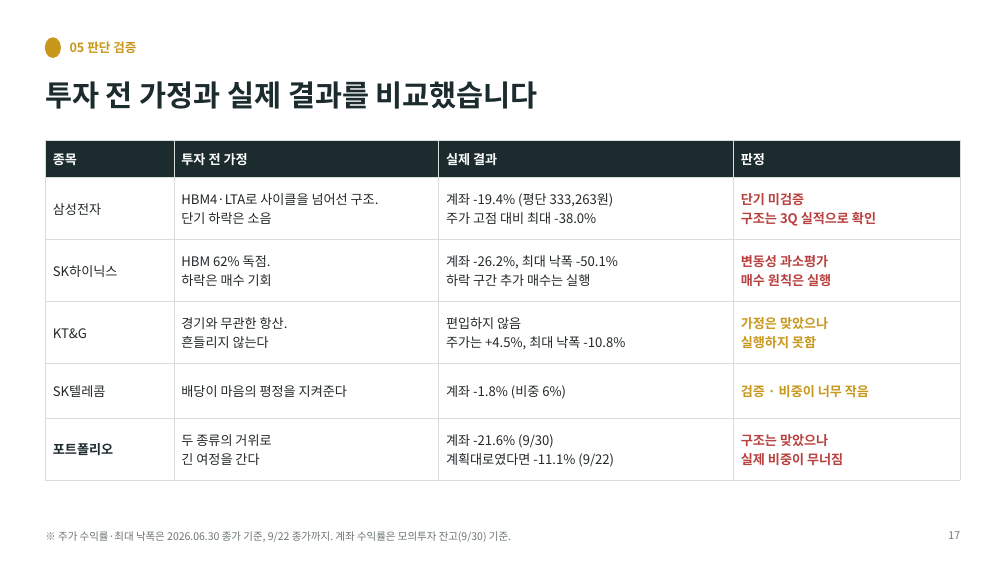
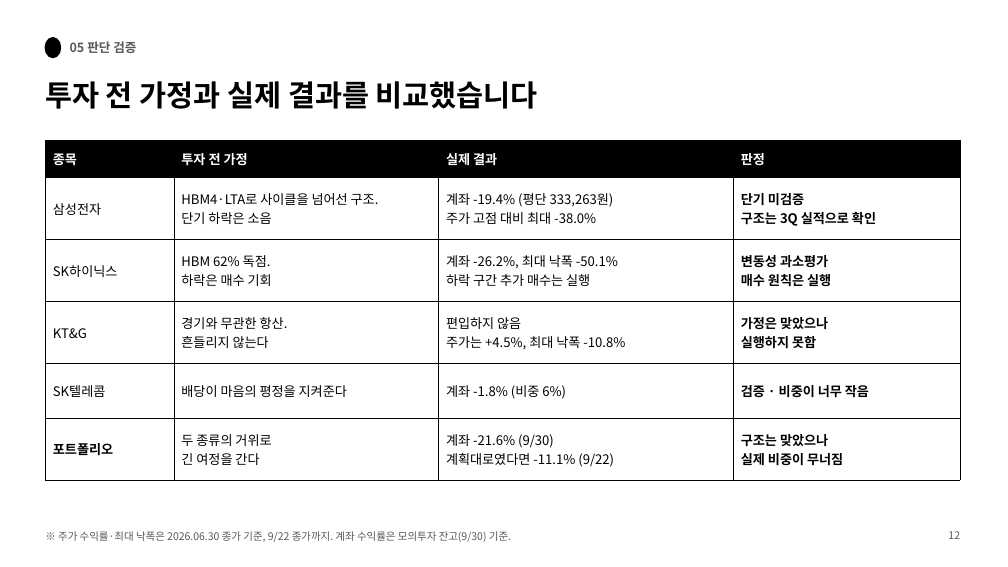
Before and after one commit to HyeonSooJ/marcap, a slide deck: slide 12 of 가치투자대회_최종보고서_정현수.pptx (slide 17 before the commit). Drawn at 1008x567 pixels with LibreOffice and Linux fonts; fonts in the diff are those of the drawing. Boxes give left, top, right and bottom in pixels: in the first picture for what was removed or moved away, otherwise in the second. Text is boxed around its words. In the diff, an @@ line names an element or a change of style, - is before the commit and + after.

```diff
--- a/가치투자대회_최종보고서_정현수.pptx
+++ b/가치투자대회_최종보고서_정현수.pptx
@@ ellipse at bbox=[45, 38, 60, 57]: fill #C9971C to #000000; outline #C9971C 1 pt to #000000 1.5 pt @@
@@ text "05 판단 검증" at bbox=[70, 41, 136, 53]: text colour #C9971C to #595959 @@
@@ text "투자 전 가정과 실제 결과를 ..." at bbox=[45, 81, 538, 109]: text colour #1C2B2D to #000000 @@
@@ table at bbox=[45, 140, 960, 471] @@
@@ fill #1C2B2D to #000000 in row 1 @@
@@ text colour #22282A to #000000 in "삼성전자", "HBM4·LTA로 사이클을 넘어선 구조.", "단기 하락은 소음", "계좌 -19.4% (평단 333,263원)" and 18 more places @@
@@ text colour #B8413F to #000000 in "단기 미검증", "구조는 3Q 실적으로 확인", "변동성 과소평가", "매수 원칙은 실행" and 2 more places @@
@@ text colour #C9971C to #000000 in "가정은 맞았으나", "실행하지 못함", "검증 · 비중이 너무 작음" @@
@@ text colour #1C2B2D to #000000 in "포트폴리오" @@
@@ borders changed @@
@@ text "※ 주가 수익률·최대 낙폭은 2026.06.30 ..." at bbox=[58, 531, 511, 542]: text colour #6B7477 to #595959 @@
@@ text at bbox=[948, 531, 960, 539]: text changed; text colour #6B7477 to #595959 @@
-17
+12
```
Also in this commit, not shown: 14 other slides changed, 7 slides removed.
